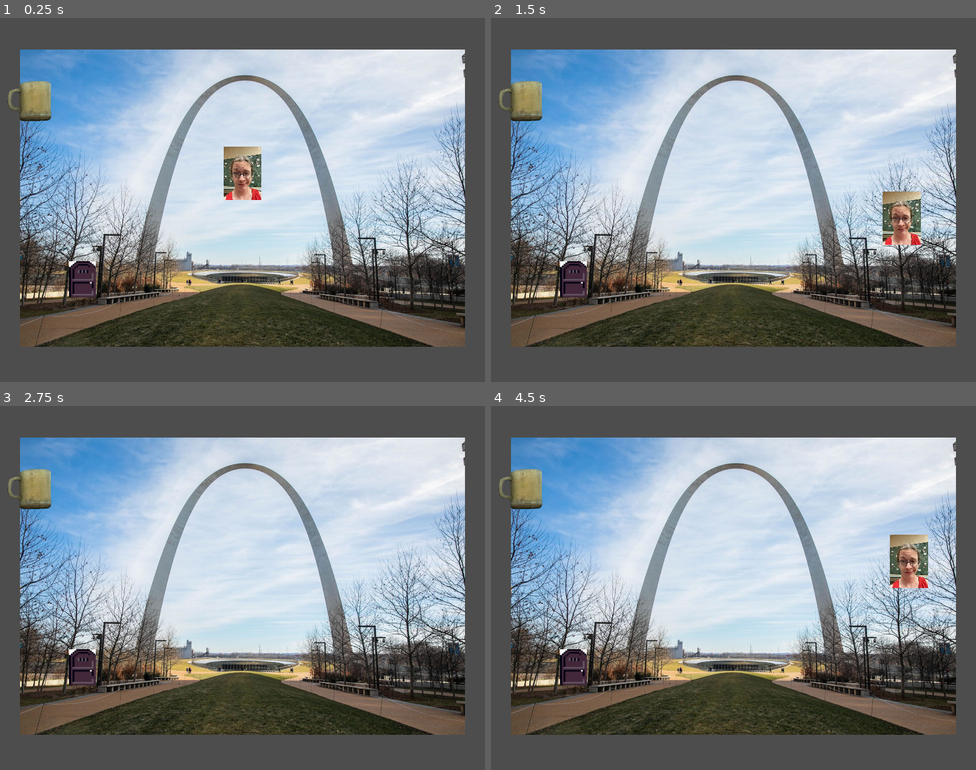
Above: before the commit, frames 1-4 (two rows, left to right).
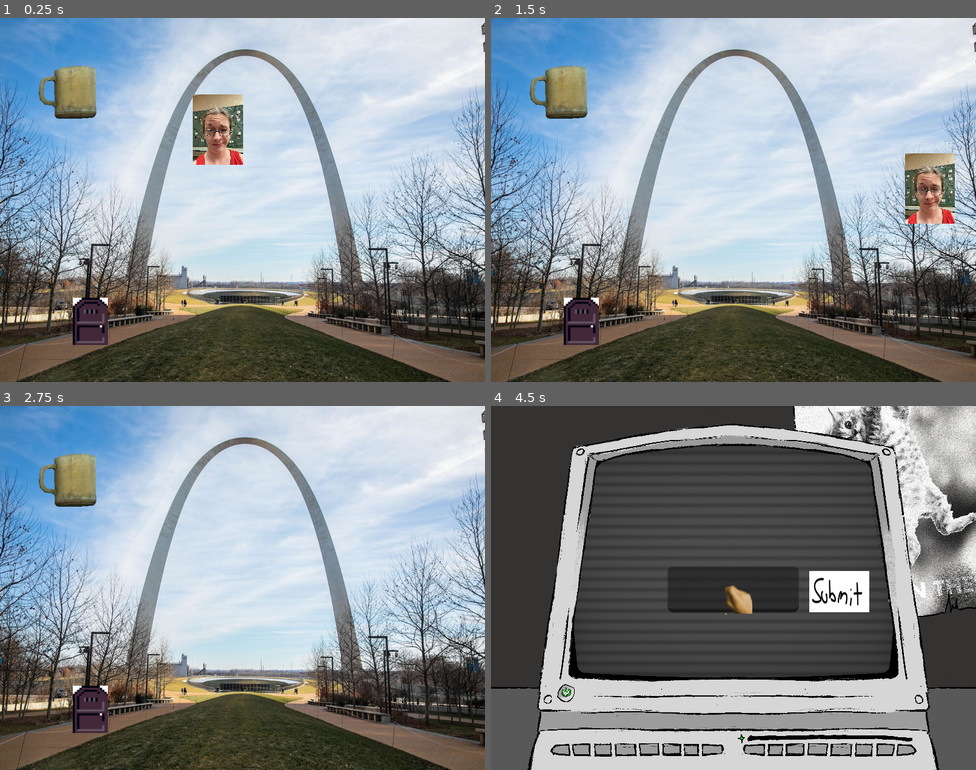
Above: after the commit, the same moments.

Repository: Derfla12345/imnotarobot
Game: Godot game, scene res://Areas/area_1.tscn
Two runs of this game, one before a commit and one after it. Both use one fixed random seed, a clock stepped at 60 frames per second and the inputs below.
Inputs (mouse positions are in pixels of both pictures, inside the frame that each line leads up to):
- Up to frame 1 (0.25 s): no input
- Up to frame 2 (1.5 s): tap Enter at 0.5 s; move the mouse to (840, 181) at 0.52 s; hold D (move_right) 0.53-1.28 s; tap Z (interact) at 0.6, 1.35 s; move the mouse to (636, 218) at 1.27 s; hold S (move_down) from 1.28 s (still down)
- Up to frame 3 (2.75 s): move the mouse to (291, 507) at 2.02 s; release S (move_down) at 2.03 s; hold D (move_right) from 2.03 s (still down); tap Z (interact) at 2.1 s
- Up to frame 4 (4.5 s): tap Space at 2.75 s; move the mouse to (709, 660) at 2.77 s; release D (move_right) at 2.78 s; hold W (move_up) 2.78-3.53 s; tap Z (interact) at 2.85, 3.6 s; move the mouse to (879, 642) at 3.52 s; hold A (move_left) 3.53-4.25 s; click (728, 591) at 4.27 s

The runs differ from the first frame. In frame 1, 62% of the frame differs, in the area x 0-100%, y 0-100%; in frame 2, 60%; in frame 3, 59%; in frame 4, 92%.

Commit message:
crt and screen implementation
implemented BG for computer1
implemented CRT filter for computer1. notes on this:
  - commented lines in captcha_test.gd and crt_view.gd will, if uncommented properly, make the CRT filter appear over anything on-screen. however, the mouse stops functioning properly if this is done. the hover effect does not occur, and nothing inside of the CRT viewport can be interacted with using the mouse

Diff:
--- a/Areas/area_1.tscn
+++ b/Areas/area_1.tscn
@@ -11,32 +11,35 @@
 script = ExtResource("1_il02v")
 
 [node name="Arch" type="Sprite2D" parent="." unique_id=632749358]
-position = Vector2(3.0517578e-05, -1)
-scale = Vector2(0.1908881, 0.19088812)
+position = Vector2(8.010864e-05, -0.000120162964)
+scale = Vector2(3.798462, 4.2722025)
 texture = ExtResource("1_ae2e2")
 
 [node name="OmoriReview1Scaled" type="Sprite2D" parent="." unique_id=1374521555]
-position = Vector2(474.00003, -1.1324883e-06)
-scale = Vector2(0.08834635, 0.088346355)
+position = Vector2(6000, -4.9591064e-05)
+scale = Vector2(1.9289066, 1.9291664)
 texture = ExtResource("3_01mxt")
 
 [node name="Player" parent="." unique_id=1745909773 instance=ExtResource("1_bmh1r")]
-position = Vector2(1.8189894e-12, 0)
-scale = Vector2(0.99999994, 1)
+position = Vector2(-249.00002, -356)
+scale = Vector2(24, 24)
 
 [node name="Computer1" parent="." unique_id=1601914000 instance=ExtResource("5_e5usc")]
-position = Vector2(-117, -54)
+position = Vector2(-1738.0001, -1069)
+scale = Vector2(24, 24)
 
 [node name="Door1" parent="." unique_id=1435931219 instance=ExtResource("6_01mxt")]
-position = Vector2(-89.59, 44)
+position = Vector2(-1563, 1236)
+scale = Vector2(24, 24)
 door_id = 1
 door_send_id = 2
 
 [node name="Door2" parent="." unique_id=1342489617 instance=ExtResource("6_01mxt")]
-position = Vector2(531, 44)
+position = Vector2(4624, 901)
+scale = Vector2(24, 24)
 door_id = 2
 door_send_id = 1
-camera_location = Vector2(475, 0)
+camera_location = Vector2(6000, 0)
 
 [node name="Camera2D" type="Camera2D" parent="." unique_id=522103959]
-zoom = Vector2(2.96, 2.96)
+zoom = Vector2(0.162, 0.162)
--- a/Areas/test/test.tscn
+++ b/Areas/test/test.tscn
@@ -1,8 +1,8 @@
 [gd_scene format=3 uid="uid://detr844xl6qcs"]
 
-[ext_resource type="Texture2D" uid="uid://bhpk5dco34g5g" path="res://Areas/test/vintage-sharp-25vt-h80-vcrtv-combo-crt-monitor.webp" id="1_penbm"]
 [ext_resource type="Texture2D" uid="uid://b1p4648pi2350" path="res://Areas/test/movie_full.jpg" id="2_fc010"]
-[ext_resource type="PackedScene" uid="uid://d2rddds70nk1k" path="res://Areas/test/test2.tscn" id="3_penbm"]
+[ext_resource type="Texture2D" uid="uid://ct4imhrw1j62c" path="res://Entities/Computer1/Room1computer.png" id="3_fc010"]
+[ext_resource type="PackedScene" uid="uid://d2rddds70nk1k" path="res://Entities/CRTView.tscn" id="3_penbm"]
 [ext_resource type="PackedScene" uid="uid://byd8qxgp1xq7c" path="res://Captchas/CaptchaTest/captcha_test.tscn" id="4_fc010"]
 
 [node name="Test" type="Node2D" unique_id=983987260]
@@ -13,22 +13,21 @@
 scale = Vector2(0.8691814, 0.8614583)
 texture = ExtResource("2_fc010")
 
+[node name="crtview" parent="." unique_id=967023853 instance=ExtResource("3_penbm")]
+offset_left = -403.0
+offset_top = -387.0
+offset_right = 397.0
+offset_bottom = 213.0
+
 [node name="Camera2D" type="Camera2D" parent="." unique_id=392356645]
 zoom = Vector2(0.715, 0.715)
 
-[node name="Node2D" parent="." unique_id=482353114 instance=ExtResource("3_penbm")]
-offset_left = -409.99997
-offset_top = -379.0
-offset_right = 390.00003
-offset_bottom = 221.0
-metadata/_edit_use_anchors_ = true
-
 [node name="VintageSharp25VtH80VcrtvComboCrtMonitor" type="Sprite2D" parent="." unique_id=102931096]
-position = Vector2(-61.999947, -27)
-scale = Vector2(0.5989584, 0.6041667)
-texture = ExtResource("1_penbm")
+position = Vector2(-25, -26.000008)
+scale = Vector2(0.21574058, 0.23520826)
+texture = ExtResource("3_fc010")
 
 [node name="CaptchaTest" parent="." unique_id=633381006 instance=ExtResource("4_fc010")]
 top_level = true
-position = Vector2(-24, -105.000015)
+position = Vector2(-6772, -122)
 scale = Vector2(1.79, 1.79)
--- a/Captchas/CaptchaTest/captcha_test.gd
+++ b/Captchas/CaptchaTest/captcha_test.gd
@@ -1,8 +1,10 @@
 extends Node2D
 
+@export var screen: Control #$SubViewportContainer/SubViewport/CRTView
 @onready var cursor = preload("res://Entities/Cursors/cursor.tscn").instantiate()
 @onready var not_a_robot = preload("res://Captchas/NotARobot/not_a_robot.tscn")
 @onready var wordle = preload("res://Captchas/Wordle/wordle.tscn")
+#@onready var scratchoff = preload("res://Captchas/Scratchoff/scratchoff.tscn")
 
 var player: CharacterBody2D
 var computer_off: bool = false
@@ -43,10 +45,12 @@
 			current_captcha = start_not_a_robot()
 		1:
 			current_captcha = start_wordle()
+		#2:
+			#current_captcha = start_scratchoff()
 		_:
 			print("error: progress does not match available values")
 
-	if(current_captcha.has_method("set_screen")):
+	if(current_captcha and current_captcha.has_method("set_screen")):
 		current_captcha.set_screen(self)
 
 func advance_and_close_captcha():
@@ -57,15 +61,21 @@
 # ****************************************************************************************************
 # not a robot (first thing to appear, progress == 0)
 func start_not_a_robot():
-	var not_a_robot_instance = not_a_robot.instantiate()
-	get_tree().root.add_child(not_a_robot_instance)
-
-	return not_a_robot_instance
+	return screen.start_captcha(not_a_robot)
 
 # ****************************************************************************************************
 # wordle (progress == 1)
 func start_wordle():
-	var wordle_instance = wordle.instantiate()
-	get_tree().root.add_child(wordle_instance)
+	return screen.start_captcha(wordle)
+	#var wordle_instance = wordle.instantiate()
+	#get_tree().root.add_child(wordle_instance)
+	#
+	#return wordle_instance
 
-	return wordle_instance
+# ****************************************************************************************************
+# scratchoff (progress == 2)
+#func start_scratchoff():
+	#var scratchoff_instance = scratchoff.instantiate()
+	#get_tree().root.add_child(scratchoff_instance)
+	#
+	#return scratchoff_instance
--- a/Captchas/CaptchaTest/captcha_test.tscn
+++ b/Captchas/CaptchaTest/captcha_test.tscn
@@ -1,11 +1,255 @@
 [gd_scene format=3 uid="uid://byd8qxgp1xq7c"]
 
 [ext_resource type="Script" uid="uid://clh8eda61kcm6" path="res://Captchas/CaptchaTest/captcha_test.gd" id="1_egp2w"]
-[ext_resource type="Texture2D" uid="uid://bhg6kar5e7ky" path="res://Captchas/CaptchaTest/ph_os.png" id="2_yuyvi"]
-[ext_resource type="Texture2D" uid="uid://j6extc35fmll" path="res://Captchas/CaptchaTest/ph_power_button.png" id="3_yuyvi"]
-
-[node name="CaptchaTest" type="Node2D" unique_id=633381006]
+[ext_resource type="Script" uid="uid://bv2qarsr64hns" path="res://Captchas/Scratchoff/scratchoff.gd" id="3_tusy1"]
+[ext_resource type="Texture2D" uid="uid://bg7cyiyvtbhqh" path="res://Captchas/Scratchoff/4x4_grid.png" id="4_c7n8x"]
+[ext_resource type="Texture2D" uid="uid://dlpoiaspogltx" path="res://Captchas/Scratchoff/selected.png" id="5_5np8v"]
+[ext_resource type="Script" uid="uid://b4y47o3mldu51" path="res://Captchas/Scratchoff/captcha_toggle_button.gd" id="5_tusy1"]
+[ext_resource type="PackedScene" uid="uid://d2rddds70nk1k" path="res://Entities/CRTView.tscn" id="6_c7n8x"]
+[ext_resource type="Texture2D" uid="uid://ct4imhrw1j62c" path="res://Entities/Computer1/Room1computer.png" id="7_c7n8x"]
+
+[node name="CaptchaTest" type="Node2D" unique_id=633381006 node_paths=PackedStringArray("screen")]
 script = ExtResource("1_egp2w")
+screen = NodePath("SubViewportContainer/SubViewport/CRTView")
+
+[node name="SubViewportContainer" type="SubViewportContainer" parent="." unique_id=1779481055]
+offset_left = -2478.0
+offset_top = -1858.0
+offset_right = 2477.0
+offset_bottom = 1858.0
+stretch = true
+
+[node name="SubViewport" type="SubViewport" parent="SubViewportContainer" unique_id=1793817444]
+handle_input_locally = false
+size = Vector2i(4955, 3716)
+render_target_update_mode = 4
+
+[node name="CRTView" parent="SubViewportContainer/SubViewport" unique_id=967023853 instance=ExtResource("6_c7n8x")]
+offset_left = 805.0
+offset_top = 396.0
+offset_right = 4151.0
+offset_bottom = 2784.0
+
+[node name="TextureRect" type="TextureRect" parent="SubViewportContainer/SubViewport" unique_id=1087464566]
+offset_right = 4955.0
+offset_bottom = 3716.0
+texture = ExtResource("7_c7n8x")
+metadata/_edit_lock_ = true
+
+[node name="Scratchoff" type="Control" parent="." unique_id=1200538911]
+visible = false
+layout_mode = 3
+anchors_preset = 0
+offset_left = -1343.0
+offset_top = -1117.345
+offset_right = -1164.0
+offset_bottom = -1002.345
+scale = Vector2(15, 15)
+script = ExtResource("3_tusy1")
+metadata/_edit_use_anchors_ = true
+
+[node name="Sprite2D" type="Sprite2D" parent="Scratchoff" unique_id=249236587]
+position = Vector2(91, 59)
+scale = Vector2(0.32125002, 0.32125002)
+texture = ExtResource("4_c7n8x")
+
+[node name="Grid" type="Control" parent="Scratchoff" unique_id=1665388528]
+anchors_preset = 0
+offset_right = 40.0
+offset_bottom = 40.0
+metadata/_edit_use_anchors_ = true
+
+[node name="1,1" type="TextureButton" parent="Scratchoff/Grid" unique_id=1267060605]
+layout_mode = 0
+offset_left = 28.0
+offset_top = -4.0
+offset_right = 56.0
+offset_bottom = 26.0
+texture_normal = ExtResource("5_5np8v")
+ignore_texture_size = true
+stretch_mode = 0
+script = ExtResource("5_tusy1")
+metadata/_edit_use_anchors_ = true
+
+[node name="1,2" type="TextureButton" parent="Scratchoff/Grid" unique_id=1674720765]
+layout_mode = 0
+offset_left = 56.0
+offset_top = -4.0
+offset_right = 90.0
+offset_bottom = 27.0
+texture_normal = ExtResource("5_5np8v")
+ignore_texture_size = true
+stretch_mode = 0
+script = ExtResource("5_tusy1")
+metadata/_edit_use_anchors_ = true
+
+[node name="1,3" type="TextureButton" parent="Scratchoff/Grid" unique_id=97152522]
+layout_mode = 0
+offset_left = 89.0
+offset_top = -5.0
+offset_right = 124.0
+offset_bottom = 27.0
+texture_normal = ExtResource("5_5np8v")
+ignore_texture_size = true
+stretch_mode = 0
+script = ExtResource("5_tusy1")
+metadata/_edit_use_anchors_ = true
+
+[node name="1,4" type="TextureButton" parent="Scratchoff/Grid" unique_id=1144841189]
+layout_mode = 0
+offset_left = 124.0
+offset_top = -4.0
+offset_right = 155.0
+offset_bottom = 27.0
+texture_normal = ExtResource("5_5np8v")
+ignore_texture_size = true
+stretch_mode = 0
+script = ExtResource("5_tusy1")
+metadata/_edit_use_anchors_ = true
+
+[node name="2,1" type="TextureButton" parent="Scratchoff/Grid" unique_id=1058366896]
+layout_mode = 0
+offset_left = 27.0
+offset_top = 26.0
+offset_right = 57.0
+offset_bottom = 58.0
+texture_normal = ExtResource("5_5np8v")
+ignore_texture_size = true
+stretch_mode = 0
+script = ExtResource("5_tusy1")
+metadata/_edit_use_anchors_ = true
+
+[node name="2,2" type="TextureButton" parent="Scratchoff/Grid" unique_id=551541991]
+layout_mode = 0
+offset_left = 56.0
+offset_top = 26.0
+offset_right = 90.0
+offset_bottom = 58.0
+texture_normal = ExtResource("5_5np8v")
+ignore_texture_size = true
+stretch_mode = 0
+script = ExtResource("5_tusy1")
+metadata/_edit_use_anchors_ = true
+
+[node name="2,3" type="TextureButton" parent="Scratchoff/Grid" unique_id=535051745]
+layout_mode = 0
+offset_left = 90.0
+offset_top = 26.0
+offset_right = 124.0
+offset_bottom = 58.0
+texture_normal = ExtResource("5_5np8v")
+ignore_texture_size = true
+stretch_mode = 0
+script = ExtResource("5_tusy1")
+metadata/_edit_use_anchors_ = true
+
+[node name="2,4" type="TextureButton" parent="Scratchoff/Grid" unique_id=473165189]
+layout_mode = 0
+offset_left = 124.0
+offset_top = 26.0
+offset_right = 155.0
+offset_bottom = 57.0
+texture_normal = ExtResource("5_5np8v")
+ignore_texture_size = true
+stretch_mode = 0
+script = ExtResource("5_tusy1")
+metadata/_edit_use_anchors_ = true
+
+[node name="3,1" type="TextureButton" parent="Scratchoff/Grid" unique_id=1595960124]
+layout_mode = 0
+offset_left = 28.0
+offset_top = 57.0
+offset_right = 56.0
+offset_bottom = 92.0
+texture_normal = ExtResource("5_5np8v")
+ignore_texture_size = true
+stretch_mode = 0
+script = ExtResource("5_tusy1")
+metadata/_edit_use_anchors_ = true
+
+[node name="3,2" type="TextureButton" parent="Scratchoff/Grid" unique_id=1288009824]
+layout_mode = 0
+offset_left = 56.0
+offset_top = 57.0
+offset_right = 90.0
+offset_bottom = 93.0
+texture_normal = ExtResource("5_5np8v")
+ignore_texture_size = true
+stretch_mode = 0
+script = ExtResource("5_tusy1")
+metadata/_edit_use_anchors_ = true
+
+[node name="3,3" type="TextureButton" parent="Scratchoff/Grid" unique_id=940705989]
+layout_mode = 0
+offset_left = 90.0
+offset_top = 57.0
+offset_right = 124.0
+offset_bottom = 93.0
+texture_normal = ExtResource("5_5np8v")
+ignore_texture_size = true
+stretch_mode = 0
+script = ExtResource("5_tusy1")
+metadata/_edit_use_anchors_ = true
+
+[node name="3,4" type="TextureButton" parent="Scratchoff/Grid" unique_id=1742821869]
+layout_mode = 0
+offset_left = 124.0
+offset_top = 57.0
+offset_right = 155.0
+offset_bottom = 92.0
+texture_normal = ExtResource("5_5np8v")
+ignore_texture_size = true
+stretch_mode = 0
+script = ExtResource("5_tusy1")
+metadata/_edit_use_anchors_ = true
+
+[node name="4,1" type="TextureButton" parent="Scratchoff/Grid" unique_id=1774040536]
+layout_mode = 0
+offset_left = 27.0
+offset_top = 92.0
+offset_right = 56.0
+offset_bottom = 123.0
+texture_normal = ExtResource("5_5np8v")
+ignore_texture_size = true
+stretch_mode = 0
+script = ExtResource("5_tusy1")
+metadata/_edit_use_anchors_ = true
+
+[node name="4,2" type="TextureButton" parent="Scratchoff/Grid" unique_id=465055923]
+layout_mode = 0
+offset_left = 56.0
+offset_top = 92.0
+offset_right = 90.0
+offset_bottom = 123.0
+texture_normal = ExtResource("5_5np8v")
+ignore_texture_size = true
+stretch_mode = 0
+script = ExtResource("5_tusy1")
+metadata/_edit_use_anchors_ = true
+
+[node name="4,3" type="TextureButton" parent="Scratchoff/Grid" unique_id=1675081275]
+layout_mode = 0
+offset_left = 90.0
+offset_top = 92.0
+offset_right = 124.0
+offset_bottom = 123.0
+texture_normal = ExtResource("5_5np8v")
+ignore_texture_size = true
+stretch_mode = 0
+script = ExtResource("5_tusy1")
+metadata/_edit_use_anchors_ = true
+
+[node name="4,4" type="TextureButton" parent="Scratchoff/Grid" unique_id=2068361056]
+layout_mode = 0
+offset_left = 124.0
+offset_top = 92.0
+offset_right = 155.0
+offset_bottom = 123.0
+texture_normal = ExtResource("5_5np8v")
+ignore_texture_size = true
+stretch_mode = 0
+script = ExtResource("5_tusy1")
+metadata/_edit_use_anchors_ = true
 
 [node name="PCButtons" type="Control" parent="." unique_id=1444553705]
 layout_mode = 3
@@ -15,23 +259,44 @@
 offset_right = -149.0
 offset_bottom = 131.0
 mouse_filter = 1
+metadata/_edit_use_anchors_ = true
 
 [node name="PowerButton" type="TextureButton" parent="PCButtons" unique_id=921676737]
 z_index = 1
 layout_mode = 0
-offset_left = 36.0
-offset_top = -95.0
-offset_right = 111.0
-offset_bottom = -29.0
+offset_left = -1657.0
+offset_top = 822.0
+offset_right = -1426.0
+offset_bottom = 1053.0
 mouse_filter = 1
-texture_normal = ExtResource("3_yuyvi")
+ignore_texture_size = true
+stretch_mode = 0
 
 [node name="Background" type="Sprite2D" parent="." unique_id=1979572004]
+visible = false
 z_index = -1
+position = Vector2(7, -6)
 scale = Vector2(0.4709293, 0.4651234)
-texture = ExtResource("2_yuyvi")
+texture = ExtResource("7_c7n8x")
+metadata/_edit_lock_ = true
 
 [node name="Camera2D" type="Camera2D" parent="." unique_id=1193661774]
-zoom = Vector2(2, 2)
-
+zoom = Vector2(0.162, 0.162)
+
+[connection signal="pressed" from="Scratchoff/Grid/1,1" to="Scratchoff/Grid/1,1" method="_on_pressed"]
+[connection signal="pressed" from="Scratchoff/Grid/1,2" to="Scratchoff/Grid/1,2" method="_on_pressed"]
+[connection signal="pressed" from="Scratchoff/Grid/1,3" to="Scratchoff/Grid/1,3" method="_on_pressed"]
+[connection signal="pressed" from="Scratchoff/Grid/1,4" to="Scratchoff/Grid/1,4" method="_on_pressed"]
+[connection signal="pressed" from="Scratchoff/Grid/2,1" to="Scratchoff/Grid/2,1" method="_on_pressed"]
+[connection signal="pressed" from="Scratchoff/Grid/2,2" to="Scratchoff/Grid/2,2" method="_on_pressed"]
+[connection signal="pressed" from="Scratchoff/Grid/2,3" to="Scratchoff/Grid/2,3" method="_on_pressed"]
+[connection signal="pressed" from="Scratchoff/Grid/2,4" to="Scratchoff/Grid/2,4" method="_on_pressed"]
+[connection signal="pressed" from="Scratchoff/Grid/3,1" to="Scratchoff/Grid/3,1" method="_on_pressed"]
+[connection signal="pressed" from="Scratchoff/Grid/3,2" to="Scratchoff/Grid/3,2" method="_on_pressed"]
+[connection signal="pressed" from="Scratchoff/Grid/3,3" to="Scratchoff/Grid/3,3" method="_on_pressed"]
+[connection signal="pressed" from="Scratchoff/Grid/3,4" to="Scratchoff/Grid/3,4" method="_on_pressed"]
+[connection signal="pressed" from="Scratchoff/Grid/4,1" to="Scratchoff/Grid/4,1" method="_on_pressed"]
+[connection signal="pressed" from="Scratchoff/Grid/4,2" to="Scratchoff/Grid/4,2" method="_on_pressed"]
+[connection signal="pressed" from="Scratchoff/Grid/4,3" to="Scratchoff/Grid/4,3" method="_on_pressed"]
+[connection signal="pressed" from="Scratchoff/Grid/4,4" to="Scratchoff/Grid/4,4" method="_on_pressed"]
 [connection signal="pressed" from="PCButtons/PowerButton" to="." method="_on_power_button_pressed"]
--- a/Captchas/NotARobot/not_a_robot.gd
+++ b/Captchas/NotARobot/not_a_robot.gd
@@ -11,6 +11,8 @@
 func advance_and_close_self():
 	if (screen and screen.has_method("advance_and_close_captcha")):
 		screen.advance_and_close_captcha()
+	else:
+		print("error in not_a_robot, screen not found")
 	close_self()
 
 func close_self():
--- a/Captchas/NotARobot/not_a_robot.tscn
+++ b/Captchas/NotARobot/not_a_robot.tscn
@@ -14,6 +14,7 @@
 [node name="NotARobot" type="Control" unique_id=70791129]
 layout_mode = 3
 anchors_preset = 0
+scale = Vector2(15, 15)
 script = ExtResource("1_8ei3k")
 
 [node name="Checkbox" type="Sprite2D" parent="." unique_id=1080342005]
--- /dev/null
+++ b/Captchas/Scratchoff/captcha_toggle_button.gd
@@ -0,0 +1,12 @@
+extends TextureButton
+
+
+var toggle_state: bool = false
+var selected_texture = load("res://Captchas/Scratchoff/selected.png")
+
+func _on_pressed() -> void:
+	toggle_state = !toggle_state
+	if (toggle_state):
+		texture_normal = selected_texture
+	else:
+		texture_normal = null
--- /dev/null
+++ b/Captchas/Scratchoff/scratchoff.gd
@@ -0,0 +1,20 @@
+extends Control
+
+
+# ****************************************************************************************************
+# default captcha methods
+var screen: Node2D
+
+func set_screen(new_screen: Node2D):
+	screen = new_screen
+
+func advance_and_close_self():
+	if (screen and screen.has_method("advance_and_close_captcha")):
+		screen.advance_and_close_captcha()
+	close_self()
+
+func close_self():
+	queue_free()
+
+# ****************************************************************************************************
+# specific captcha items
--- a/Captchas/Wordle/wordle.tscn
+++ b/Captchas/Wordle/wordle.tscn
@@ -6,10 +6,11 @@
 [node name="Wordle" type="Control" unique_id=1868095422]
 layout_mode = 3
 anchors_preset = 0
-offset_left = -90.0
-offset_top = -88.0
-offset_right = 94.0
-offset_bottom = 13.0
+offset_left = -1330.0
+offset_top = -996.00006
+offset_right = -1146.0
+offset_bottom = -895.00006
+scale = Vector2(15, 15)
 script = ExtResource("1_d0gua")
 
 [node name="InputField" type="LineEdit" parent="." unique_id=444678206]
--- a/Areas/test/test2.tscn
+++ b/Entities/CRTView.tscn
@@ -1,11 +1,12 @@
 [gd_scene format=3 uid="uid://d2rddds70nk1k"]
 
-[ext_resource type="Texture2D" uid="uid://b7iqw33cuhadc" path="res://Areas/omori-review-1-scaled.jpg" id="1_bpn5x"]
-[ext_resource type="Shader" uid="uid://b3wkh31q7my6y" path="res://Areas/test/CRTShader.gdshader" id="2_bpn5x"]
+[ext_resource type="Script" uid="uid://r47otsvt26h" path="res://Entities/crt_view.gd" id="1_2sa6c"]
+[ext_resource type="Shader" uid="uid://b3wkh31q7my6y" path="res://Areas/test/CRTShader.gdshader" id="1_sm8i8"]
+[ext_resource type="PackedScene" uid="uid://ba6pqdv5fu0jb" path="res://Captchas/NotARobot/not_a_robot.tscn" id="2_76yxe"]
 
 [sub_resource type="ShaderMaterial" id="ShaderMaterial_hej7p"]
-shader = ExtResource("2_bpn5x")
-shader_parameter/curvature = 0.1
+shader = ExtResource("1_sm8i8")
+shader_parameter/curvature = 0.050000002375
 shader_parameter/corner_radius = 0.06
 shader_parameter/border_color = Color(0, 0, 0, 1)
 shader_parameter/scanlines = 0.35
@@ -15,24 +16,37 @@
 shader_parameter/rgb_mask = false
 shader_parameter/mask_strength = 0.3
 
-[node name="Node2D" type="Control" unique_id=967023853]
+[node name="CRTView" type="Control" unique_id=967023853]
 layout_mode = 3
 anchors_preset = 0
-offset_right = 800.0
-offset_bottom = 600.0
+offset_left = -1673.0
+offset_top = -1194.0
+offset_right = 1673.0
+offset_bottom = 1194.0
+script = ExtResource("1_2sa6c")
 
 [node name="SubViewportContainer" type="SubViewportContainer" parent="." unique_id=2049875176]
 layout_mode = 1
-anchors_preset = 15
-anchor_right = 1.0
-anchor_bottom = 1.0
+anchors_preset = 8
+anchor_left = 0.5
+anchor_top = 0.5
+anchor_right = 0.5
+anchor_bottom = 0.5
+offset_left = -1673.0
+offset_top = -1194.0
+offset_right = 1673.0
+offset_bottom = 1194.0
 grow_horizontal = 2
 grow_vertical = 2
 stretch = true
 
+[node name="NotARobot" parent="SubViewportContainer" unique_id=70791129 instance=ExtResource("2_76yxe")]
+visible = false
+layout_mode = 2
+
 [node name="SubViewport" type="SubViewport" parent="SubViewportContainer" unique_id=638827551]
 handle_input_locally = false
-size = Vector2i(800, 600)
+size = Vector2i(3346, 2388)
 render_target_update_mode = 4
 
 [node name="CanvasLayer" type="CanvasLayer" parent="SubViewportContainer/SubViewport" unique_id=363610293]
@@ -40,13 +54,10 @@
 
 [node name="ColorRect" type="ColorRect" parent="SubViewportContainer/SubViewport/CanvasLayer" unique_id=1089760831]
 material = SubResource("ShaderMaterial_hej7p")
-offset_left = -1280.0
-offset_top = -960.0
-offset_right = 1280.0
-offset_bottom = 960.0
+anchors_preset = 15
+anchor_right = 1.0
+anchor_bottom = 1.0
+grow_horizontal = 2
+grow_vertical = 2
+mouse_filter = 2
 metadata/_edit_use_anchors_ = true
-
-[node name="Mqdefault" type="Sprite2D" parent="SubViewportContainer/SubViewport" unique_id=2008222077]
-position = Vector2(400, 300)
-scale = Vector2(0.3125, 0.3125)
-texture = ExtResource("1_bpn5x")
--- a/Entities/Cursors/cursor.gd
+++ b/Entities/Cursors/cursor.gd
@@ -5,13 +5,14 @@
 @export var hover_texture = CompressedTexture2D
 
 func _ready() -> void:
-	self.texture = hover_texture
+	self.texture = wait_texture
 
 func _process (delta: float) -> void:
 	Input.mouse_mode = Input.MOUSE_MODE_HIDDEN
 	global_position = get_global_mouse_position()
 
-	if get_viewport().gui_get_hovered_control() == null:
+
+	if get_viewport().gui_get_hovered_control() is BaseButton:
+		self.texture = hover_texture
+	else:
 		self.texture = wait_texture
-	else:
-		self.texture = hover_texture
--- a/Entities/Cursors/cursor.tscn
+++ b/Entities/Cursors/cursor.tscn
@@ -6,6 +6,7 @@
 
 [node name="Cursor" type="Sprite2D" unique_id=1052198196]
 z_index = 2
+scale = Vector2(6, 6)
 offset = Vector2(15, 15)
 script = ExtResource("1_5r5hu")
 wait_texture = ExtResource("2_tcvfq")
--- /dev/null
+++ b/Entities/crt_view.gd
@@ -0,0 +1,25 @@
+extends Control
+
+
+var offset = Vector2(-1673, -1194)
+@onready var sub_viewport = $SubViewportContainer/SubViewport
+@onready var cursor = preload("res://Entities/Cursors/cursor.tscn").instantiate()
+
+##func _ready():
+	#sub_viewport.add_child.call_deferred(cursor)
+	##remove_child.call_deferred(cursor)
+
+##func _exit_tree() -> void:
+	#sub_viewport.remove_child.call_deferred(cursor)
+	##remove_child.call_deferred(cursor)
+
+func get_sub_viewport() -> SubViewport:
+	return sub_viewport
+
+func start_captcha(captcha):
+	var captcha_instance = captcha.instantiate()
+	#sub_viewport.add_child(captcha_instance)
+	get_tree().root.add_child(captcha_instance)
+	#captcha_instance.set_position(captcha_instance.position - offset)
+
+	return captcha_instance
--- a/player.gd
+++ b/player.gd
@@ -6,11 +6,12 @@
 
 var interactable_object = false
 var activity_lock: bool = false
+var speed: int = 3000
 
 func _physics_process(delta: float) -> void:
 	if (not activity_lock):
 		var direction = Input.get_vector("move_left", "move_right", "move_up", "move_down")
-		velocity = direction * 125
+		velocity = direction * speed
 		move_and_slide()
 
 		if (Input.is_action_just_pressed("interact")):
Binary file added: Captchas/Scratchoff/4x4_grid.png
Not shown, added: Captchas/Scratchoff/4x4_grid.png.import
Not shown, added: Captchas/Scratchoff/captcha_toggle_button.gd.uid
Not shown, added: Captchas/Scratchoff/scratchoff.gd.uid
Binary file added: Captchas/Scratchoff/selected.png
Not shown, added: Captchas/Scratchoff/selected.png.import
Not shown, added: Captchas/Wordle/Wordleassets.png.import
Not shown, added: Entities/Computer1/Room1computer.png.import
Not shown, added: Entities/Computer2/room2computer.png.import
Not shown, added: Entities/Computer3/room3computer.png.import
Not shown, added: Entities/crt_view.gd.uid
